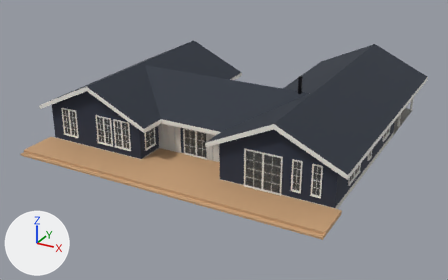
Renders of the glTF model i0k9g95har/teder224_c1_p1_m1.glb from each side of a commit.
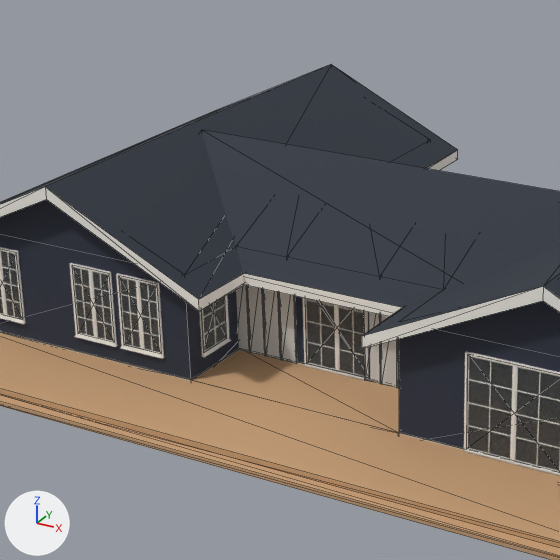
Each version appears first whole from a camera (50 mm lens) standing at (19.4, -25.5, 17.6) and looking at (-0.2, 10.2, -0.2), and next in a close-up on the part from 15% to 63% of the width and 6% to 81% of the height. The axes (+X, +Y, +Z) are drawn at lower left. The lights are the same throughout. The older version's two pictures come first. The close-ups show mesh edges as thin lines. Vertices at exactly the same position are counted once.

Objects in the first close-up: 'deck', 'fascia', 'frame', 'glass', 'panel', 'roof', 'wall' and 1 more.
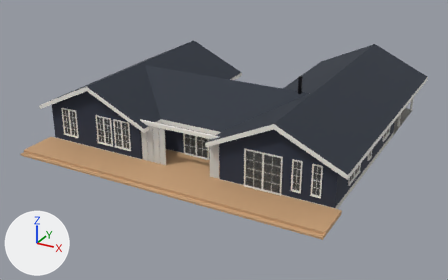
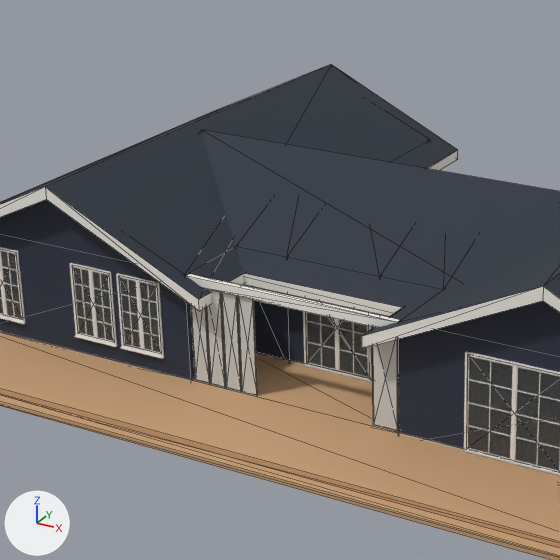
Changed parts and their boxes (x1, y1, x2, y2) in the close-ups (560 x 560 px):
'panel', reshaped
    before: (236, 285, 399, 388)
    after: (191, 290, 398, 431)
part 1 of me_fascia, added
    after: (187, 274, 399, 328)
part 2 of me_panel, added
    after: (238, 297, 257, 396)
part 3 of me_panel, added
    after: (222, 293, 242, 392)
part 4 of me_panel, added
    after: (206, 290, 226, 388)
part 5 of me_panel, added
    after: (191, 306, 210, 384)
part 6 of me_panel, added
    after: (372, 327, 398, 431)
part 7 of me_panel, deleted
    before: (279, 292, 297, 363)
part 8 of me_panel, deleted (mostly hidden)
    before: (398, 339, 399, 388)
part 9 of me_panel, deleted
    before: (263, 289, 281, 360)
part 10 of me_panel, deleted
    before: (381, 315, 398, 388)
part 11 of me_panel, deleted
    before: (247, 285, 266, 356)
part 12 of me_panel, deleted
    before: (364, 311, 381, 384)
part 13 of me_panel, deleted
    before: (236, 285, 250, 352)

The change, as a list of edits to the scene's bpy script:
```text
Change me_fascia:
    used by ob_fascia; location = (0.0, 0.0, 0.0)
    remove me_fascia.from_pydata(...)  # 88 vertices, 120 faces; spans x -11.0..11.0, y 3.5..22.7, z 0.0..4.8
    add me_fascia.from_pydata(...)  # 96 vertices, 132 faces; spans x -11.0..11.0, y 3.5..22.7, z 0.0..4.8
    me_fascia part 1: a new loose piece, a box spanning x -2.9..2.92, y 3.92..4.08, z 2.79..3.03, in mat_fascia (white #f2f0ea)
Change me_panel:
    used by ob_panel; location = (0.0, 0.0, 0.0)
    remove me_panel.from_pydata(...)  # 64 vertices, 96 faces; spans x -3.03..2.64, y 5.99..6.05, z 0.27..2.7
    add me_panel.from_pydata(...)  # 40 vertices, 60 faces; spans x -2.83..2.85, y 3.98..4.02, z 0.27..2.79
    me_panel part 2: a new loose piece, a box spanning x -1.445..-1.025, y 3.98..4.02, z 0.27..2.79, in mat_panel (light grey #cfcfcb)
    me_panel part 3: a new loose piece, a box spanning x -1.905..-1.485, y 3.98..4.02, z 0.27..2.79, in mat_panel (light grey #cfcfcb)
    me_panel part 4: a new loose piece, a box spanning x -2.365..-1.945, y 3.98..4.02, z 0.27..2.79, in mat_panel (light grey #cfcfcb)
    me_panel part 5: a new loose piece, a box spanning x -2.825..-2.405, y 3.98..4.02, z 0.27..2.79, in mat_panel (light grey #cfcfcb)
    me_panel part 6: a new loose piece, a box spanning x 2.205..2.845, y 3.98..4.02, z 0.27..2.79, in mat_panel (light grey #cfcfcb)
    me_panel part 7: the loose piece of 8 vertices spanning x -1.62..-1.18, y 5.99..6.05, z 0.27..2.7 is deleted
    me_panel part 8: the loose piece of 8 vertices spanning x 1.75..2.17, y 5.99..6.05, z 0.27..2.7 is deleted
    me_panel part 9: the loose piece of 8 vertices spanning x -2.09..-1.65, y 5.99..6.05, z 0.27..2.7 is deleted
    me_panel part 10: the loose piece of 8 vertices spanning x 1.27..1.71, y 5.99..6.05, z 0.27..2.7 is deleted
    me_panel part 11: the loose piece of 8 vertices spanning x -2.56..-2.12, y 5.99..6.05, z 0.27..2.7 is deleted
    me_panel part 12: the loose piece of 8 vertices spanning x 0.81..1.24, y 5.99..6.05, z 0.27..2.7 is deleted
    me_panel part 13: the loose piece of 8 vertices spanning x -3.03..-2.6, y 5.99..6.05, z 0.27..2.7 is deleted
    other edits to the shape of me_panel do not show in these pictures
```
